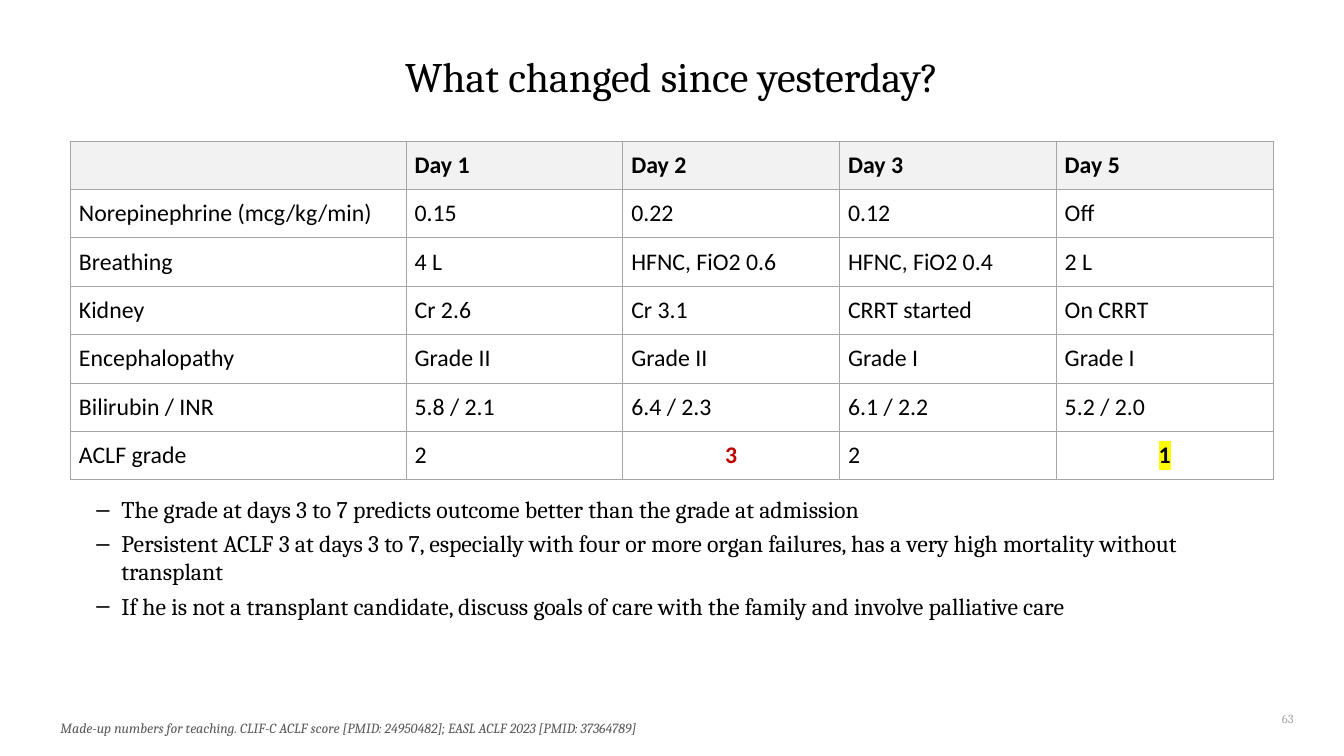
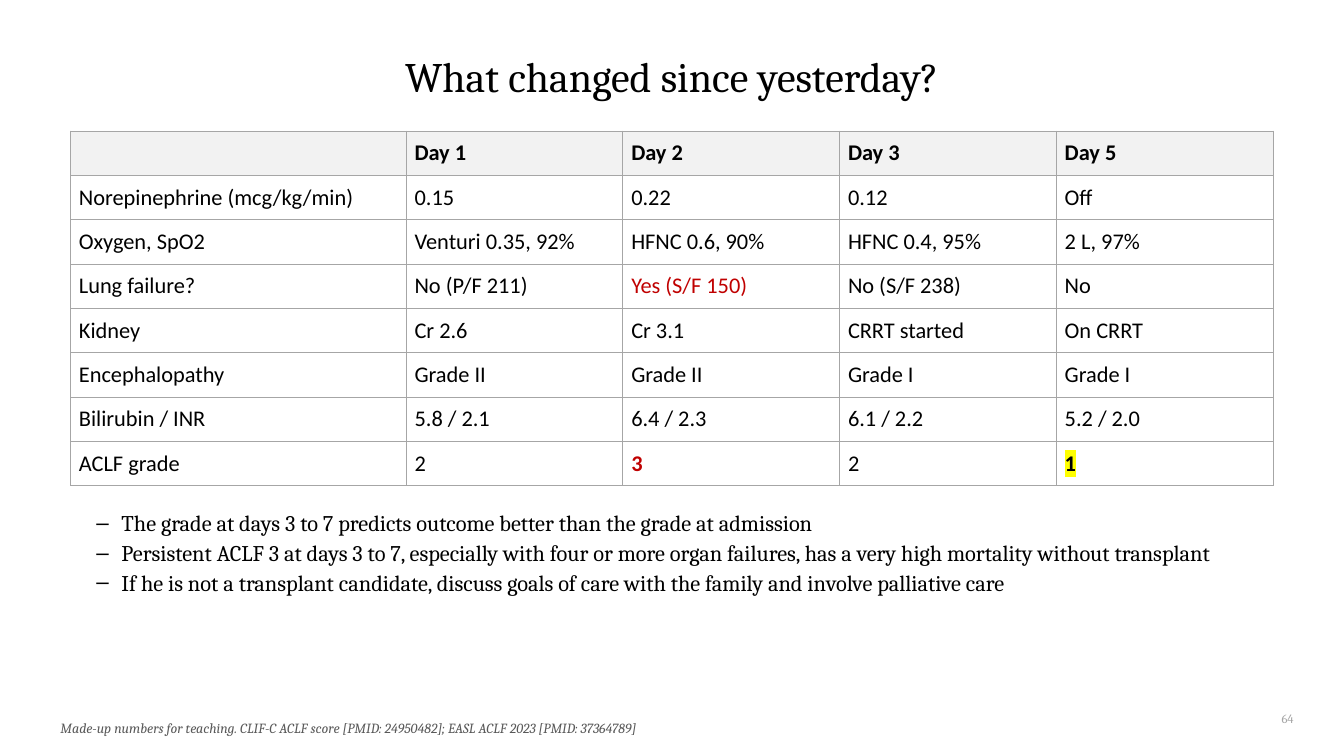
Before and after one commit to qaddodi/mohammad-almeqdadi-lectures, a slide deck: slide 64 of lectures/acute-liver-failure-aclf-in-icu/ALF and ACLF in the ICU.pptx (slide 63 before the commit). Drawn at 1344x756 pixels with LibreOffice and Linux fonts; fonts in the diff are those of the drawing. Boxes give left, top, right and bottom in pixels: in the first picture for what was removed or moved away, otherwise in the second. Text is boxed around its words. In the diff, an @@ line names an element or a change of style, - is before the commit and + after.

```diff
--- a/lectures/acute-liver-failure-aclf-in-icu/ALF and ACLF in the ICU.pptx
+++ b/lectures/acute-liver-failure-aclf-in-icu/ALF and ACLF in the ICU.pptx
@@ table at <box>71,131,1273,479</box> @@
-row 3: Breathing | 4 L | HFNC, FiO2 0.6 | HFNC, FiO2 0.4 | 2 L
+row 3: Oxygen, SpO2 | Venturi 0.35, 92% | HFNC 0.6, 90% | HFNC 0.4, 95% | 2 L, 97%
+row 4: Lung failure? | No (P/F 211) | Yes (S/F 150) | No (S/F 238) | No
@@ table: place and size @@
-table at <box>71,141,1273,471</box>
+table at <box>71,131,1273,479</box>
@@ text "The grade at days 3 ...": place and size @@
-text "The grade at days 3 ..." at <box>121,501,1177,620</box>
+text "The grade at days 3 ..." at <box>121,515,1210,596</box>
@@ text "The grade at days 3 ..." at <box>121,515,1210,596</box>: size 17 to 16 pt; less space between paragraphs @@
@@ page number at <box>1282,715,1294,723</box>: text changed @@
-63
+64
```
Also in this commit, not shown: 33 other slides changed, 5 slides added, 1 slide removed, 2 other files.
